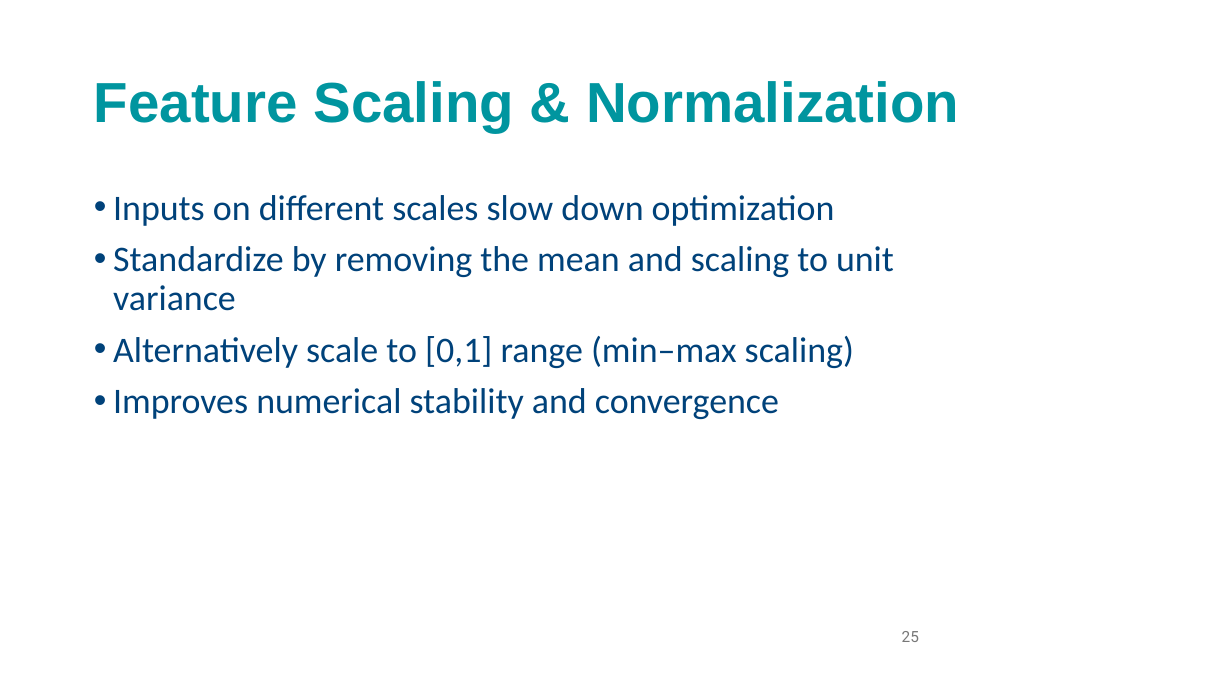
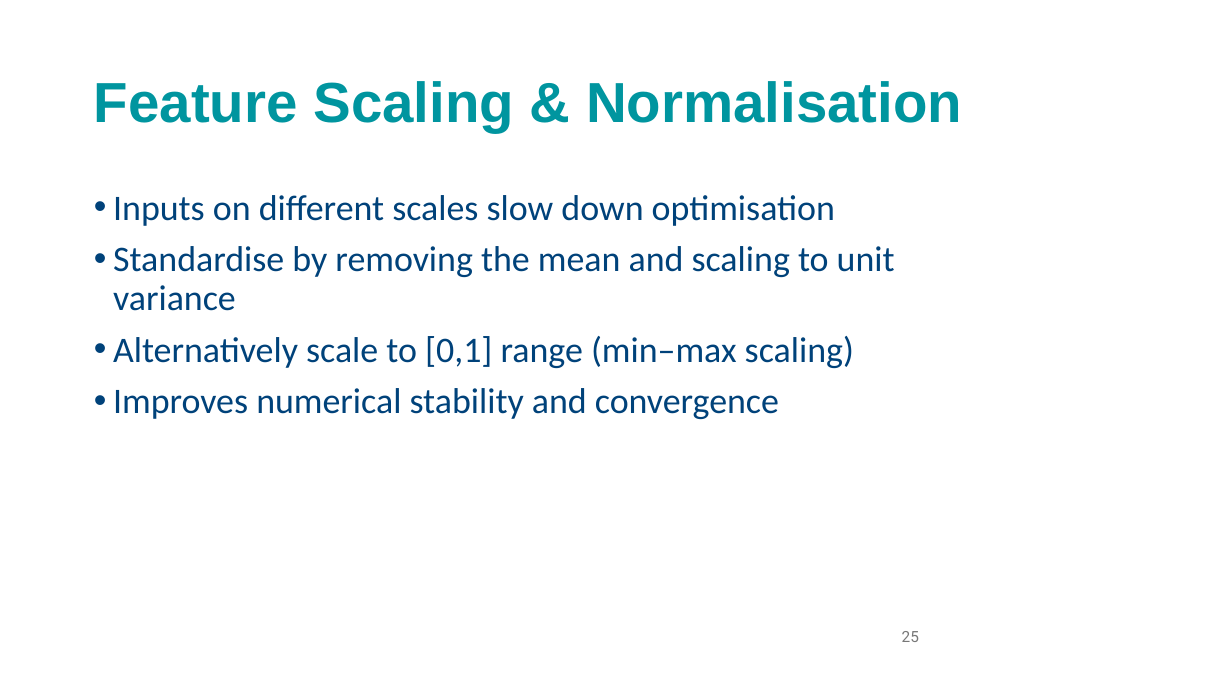
Before and after one commit to andrewcparnell/STAT41130, a slide deck: slide 25 of slides/day 1/D1C1_LR_NNs.pptx. Drawn at 1232x693 pixels with LibreOffice and Linux fonts; fonts in the diff are those of the drawing; background and template pictures are left out. Boxes give left, top, right and bottom in pixels: in the first picture for what was removed or moved away, otherwise in the second. Text is boxed around its words. In the diff, an @@ line names an element or a change of style, - is before the commit and + after.

```diff
--- a/slides/day 1/D1C1_LR_NNs.pptx
+++ b/slides/day 1/D1C1_LR_NNs.pptx
@@ title at (x1=94, y1=81, x2=962, y2=132): text changed @@
-Feature Scaling & Normalization
+Feature Scaling & Normalisation
@@ text at (x1=113, y1=195, x2=895, y2=311): text changed @@
-• Inputs on different scales slow down optimization
-• Standardize by removing the mean and scaling to unit variance
+• Inputs on different scales slow down optimisation
+• Standardise by removing the mean and scaling to unit variance
```
Also in this commit, not shown: 8 other slides changed, 7 other files.
